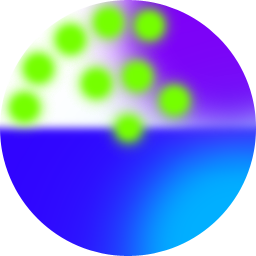
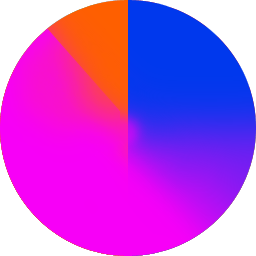
Two versions of the same layered image (256 × 256). Layer-by-layer changes:
added group "updated" with 8 layers in group "done" over (x1=0, y1=0, x2=256, y2=256)
showed "sweep_pink", moved it into group "updated", painted on it over (x1=0, y1=6, x2=256, y2=256)
showed "sweep_blue_orange", moved it into group "updated", painted on it over (x1=0, y1=0, x2=256, y2=256)
added layer "sweep_red_yellow_noise" in group "updated" over (x1=0, y1=27, x2=256, y2=256)
added layer "sweep_watermelon" (1st of 3, in "sweeps" › "done" › "updated") in group "updated" over (x1=0, y1=0, x2=256, y2=256)
showed "sweep_cyan_pink", moved it into group "updated", painted on it over (x1=0, y1=0, x2=256, y2=256)
added layer "sweep_white" in group "updated" over (x1=0, y1=0, x2=256, y2=256)
added layer "sweep_strobe" in group "updated" over (x1=0, y1=0, x2=256, y2=255)
showed "sweep_red_aqua", moved it into group "updated", painted on it over (x1=0, y1=0, x2=256, y2=256)
moved "sweep_lizard" (1st of 2, in "sweeps" › "done" › "not good") into group "not good" over (x1=0, y1=0, x2=256, y2=256)
